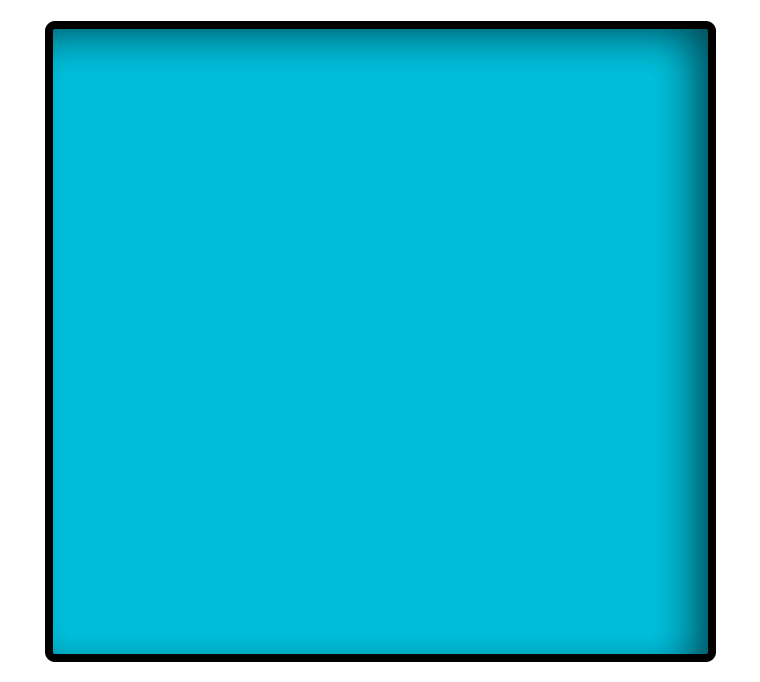
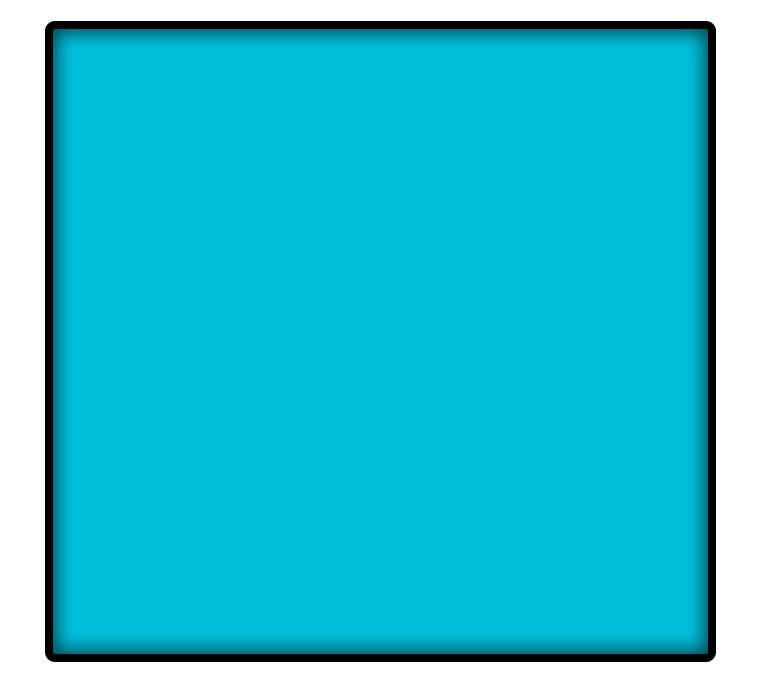
Before/after of a 760×682 layered artwork. What changed in the layer stack:
pixels changed over box(53, 29, 708, 654) (layer not identified)
